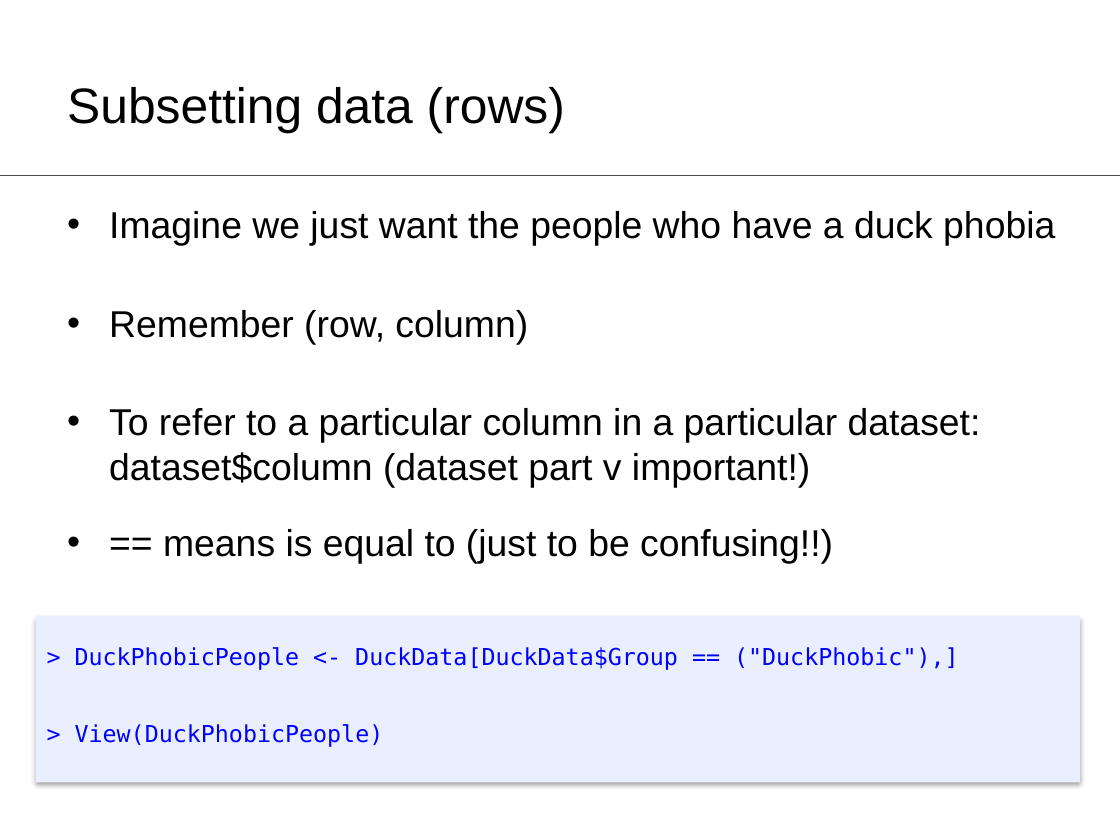
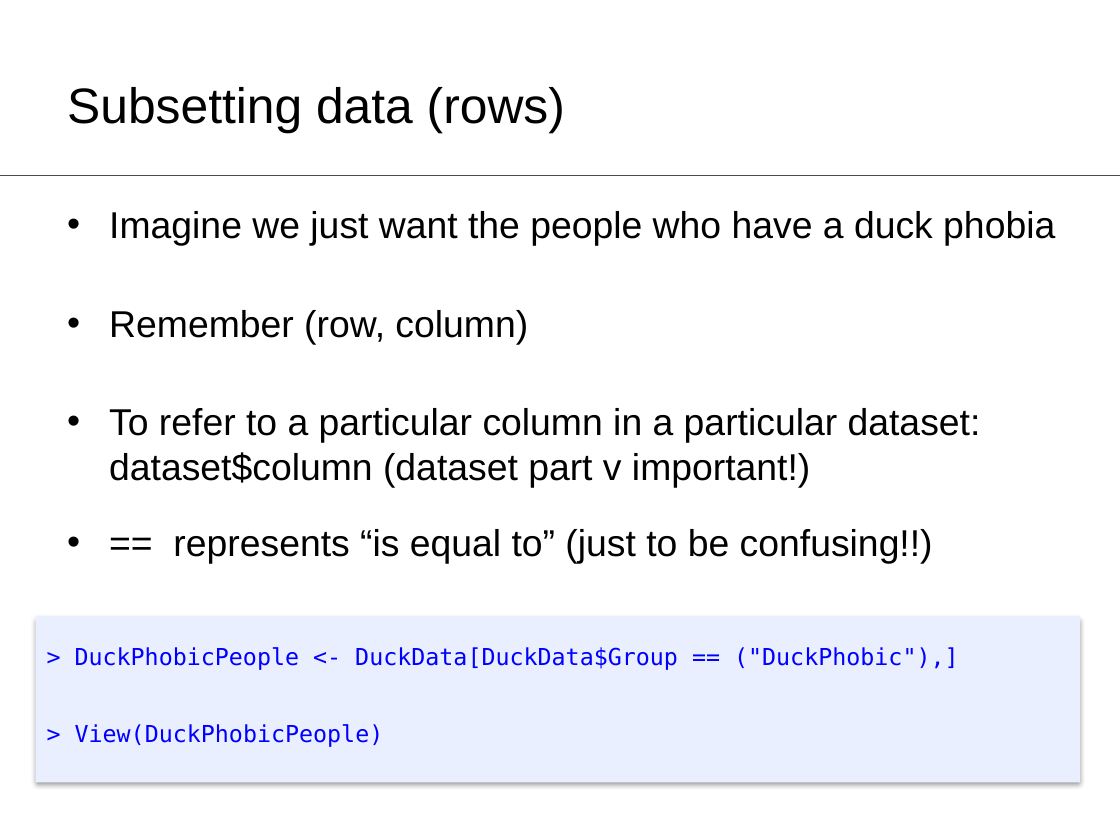
Before and after one commit to ClareSutherland/BasicR, a slide deck: slide 24 of R_workshop1_slides.pptx (slide 20 before the commit). Drawn at 1120x840 pixels with LibreOffice and Linux fonts; fonts in the diff are those of the drawing. Boxes give left, top, right and bottom in pixels: in the first picture for what was removed or moved away, otherwise in the second. Text is boxed around its words. In the diff, an @@ line names an element or a change of style, - is before the commit and + after.

```diff
--- a/R_workshop1_slides.pptx
+++ b/R_workshop1_slides.pptx
@@ text at (173, 529, 933, 564): text changed @@
-• == means is equal to (just to be confusing!!)
+• == represents “is equal to” (just to be confusing!!)
```
Also in this commit, not shown: 10 other slides changed, 4 slides added.
